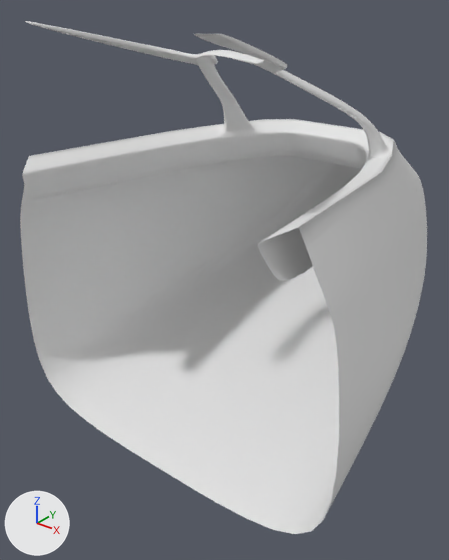
Two versions of the Blender file Assets/Ships/Cockpit/Cockpit.blend, one commit apart.
Camera for both pictures: a 50 mm camera at (1.28, -1.17, 0.3) aimed at (-0.1, 0.55, -0.78). The lights are fixed; the arrows at lower left show +X, +Y and +Z.
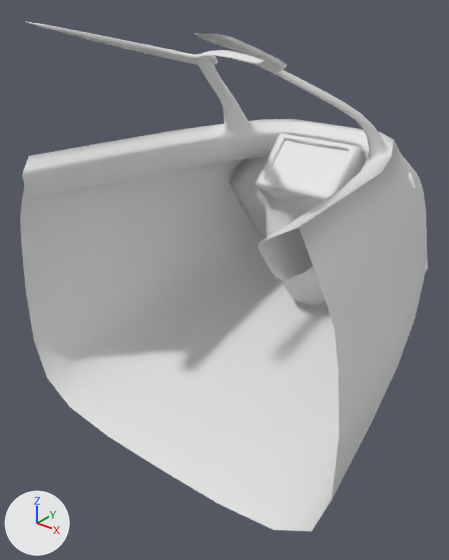
Boxes [x1, y1, x2, y2] around the edits, measured in the pictures (449 x 560 px):
'Plane', modifiers changed
    before: [20, 21, 427, 534]
    after: [20, 21, 427, 531]
'Computer', added
    after: [229, 133, 428, 305]

What the commit changed:
Mesh me_cube is new.
It has 24 vertices, 15 faces and spans x 0.0..0.49, y -0.066..0.535, z -0.427..0.125.
Object 'Plane' (ob_plane) has a MIRROR modifier named 'Mirror'.
On modifier 'Mirror' of object 'Plane' (ob_plane), merge_threshold goes from 0.0064 to 0.012.
Object 'Plane' (ob_plane) has a SUBSURF modifier named 'Subsurf'.
Modifier setting: render_levels = 1.
Object 'Computer' (ob_computer) is new; it shows me_cube.
Its location is (0.0, 0.984, -0.423).
Its rotation in degrees is (-45, 0, 0).
It gains a MIRROR modifier named 'Mirror'.
It gains a SUBSURF modifier named 'Subsurf'.
Modifier setting: render_levels = 1.
